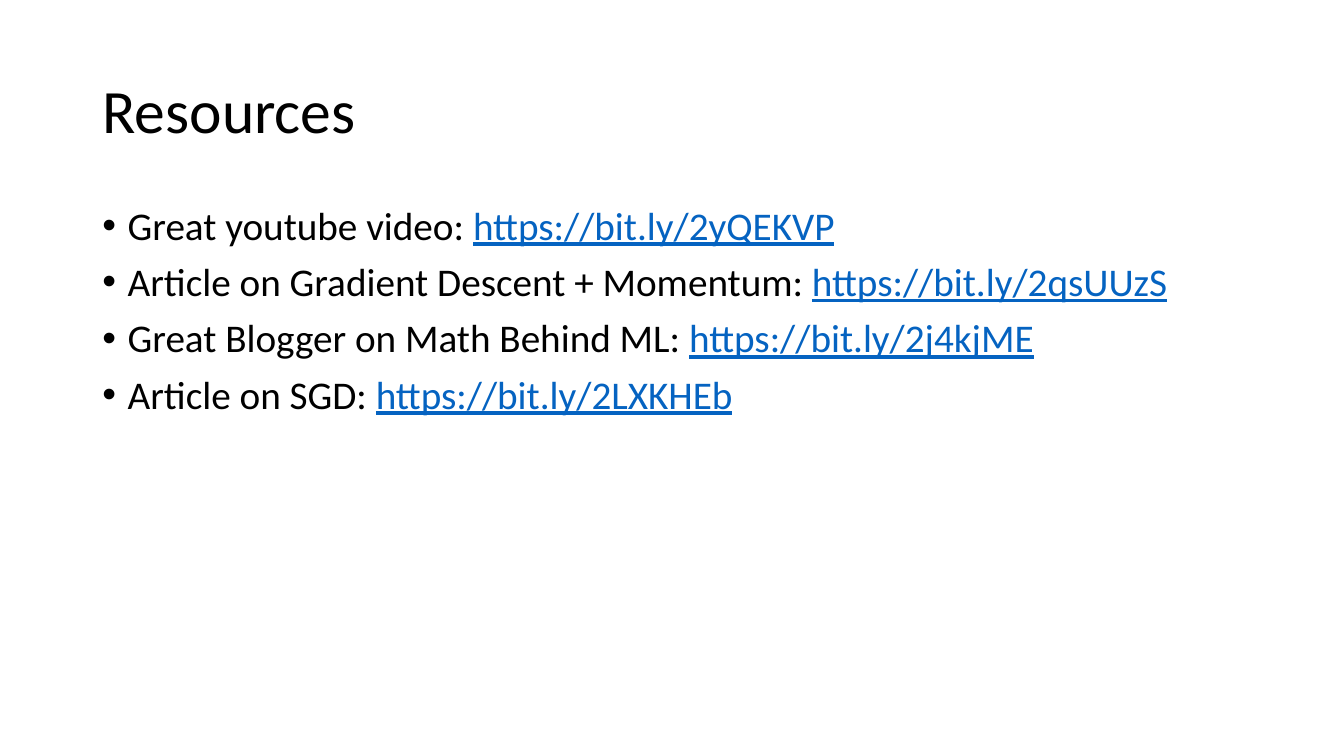
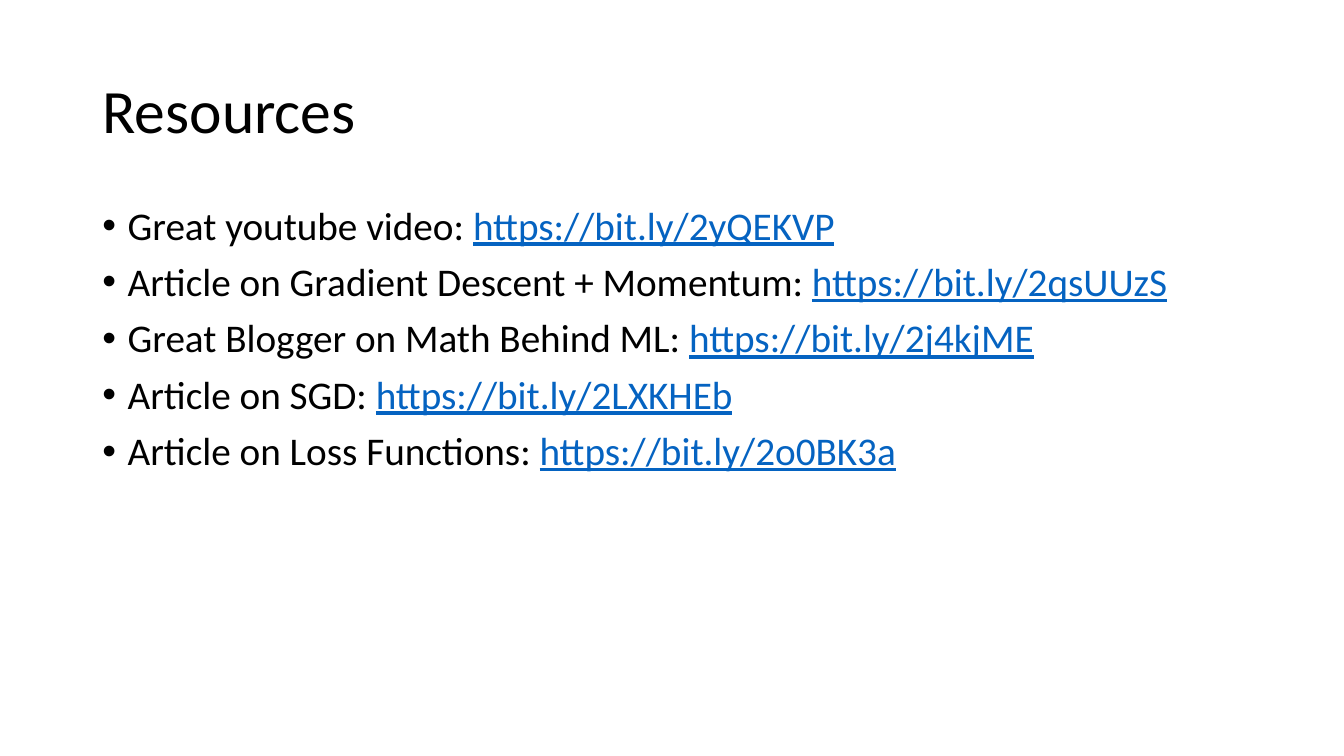
Before and after one commit to akiljames83/MacAI-2018, a slide deck: slide 18 of Lessons/Lesson2.pptx (slide 5 before the commit). Drawn at 1344x756 pixels with LibreOffice and Linux fonts; fonts in the diff are those of the drawing. Boxes give left, top, right and bottom in pixels: in the first picture for what was removed or moved away, otherwise in the second. Text is boxed around its words. In the diff, an @@ line names an element or a change of style, - is before the commit and + after.

```diff
--- a/Lessons/Lesson2.pptx
+++ b/Lessons/Lesson2.pptx
@@ text at [128,437,896,472]: paragraph added @@
+• Article on Loss Functions: https://bit.ly/2o0BK3a
```
Also in this commit, not shown: 1 other slide changed, 14 slides added, 3 slides removed.
